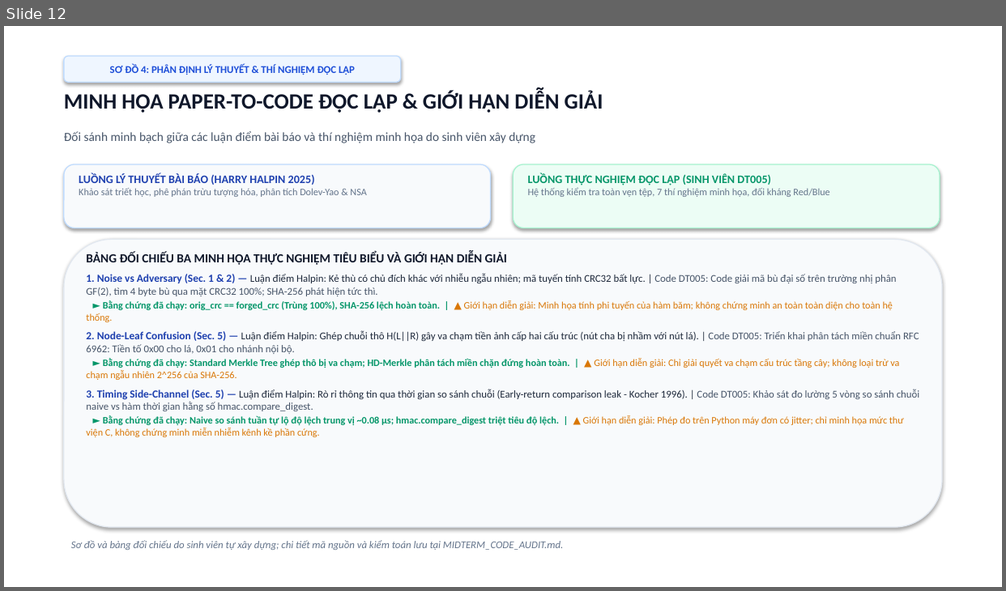
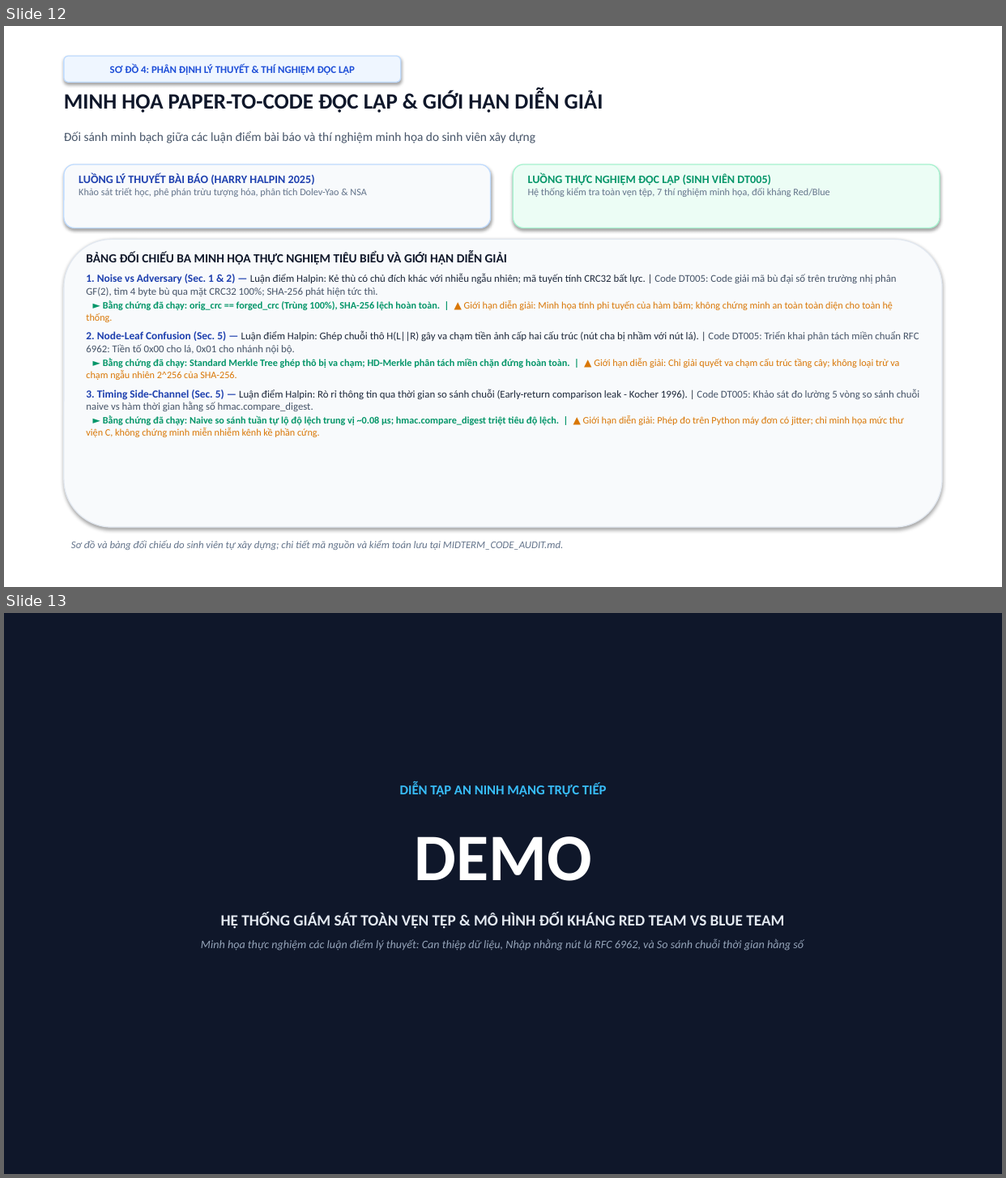
Before and after one commit to kietvo5924/ATBMHTTT_DT005_FileIntegrity, a slide deck: Bao_Cao_Giua_Ky_DT05_Final.pptx. Shown one above the other, each under a label of ours: slide 12 before the commit, slides 12 and 13 after it. The pictures are 1006x591 and 1006x1178 pixels, drawn with LibreOffice and Linux fonts; fonts in the diff are those of the drawing. Boxes give left, top, right and bottom in pixels: in the first picture for what was removed or moved away, otherwise in the second. Text is boxed around its words. In the diff, an @@ line names an element or a change of style, - is before the commit and + after.

```diff
--- a/Bao_Cao_Giua_Ky_DT05_Final.pptx
+++ b/Bao_Cao_Giua_Ky_DT05_Final.pptx
@@ slide 13 added at (4,613,1002,1174), background #FFFFFF @@
@@ rectangle added at (4,613,1002,1174), fill #0F172A @@
@@ text added at (201,784,803,951), 11 pt, text #94A3B8, italic @@
+DIỄN TẬP AN NINH MẠNG TRỰC TIẾP
+DEMO
+HỆ THỐNG GIÁM SÁT TOÀN VẸN TỆP & MÔ HÌNH ĐỐI KHÁNG RED TEAM VS BLUE TEAM
+Minh họa thực nghiệm các luận điểm lý thuyết: Can thiệp dữ liệu, Nhập nhằng nút lá RFC 6962, và So sánh chuỗi thời gian hằng số
```
Also in this commit, not shown: 2 slides changed, 6 other files.
